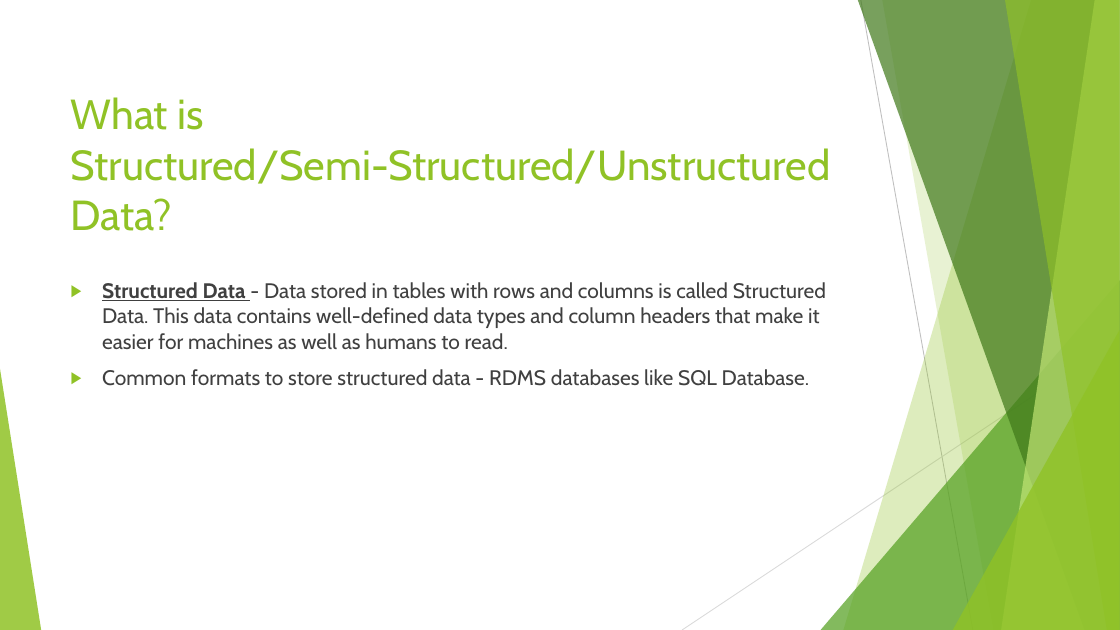
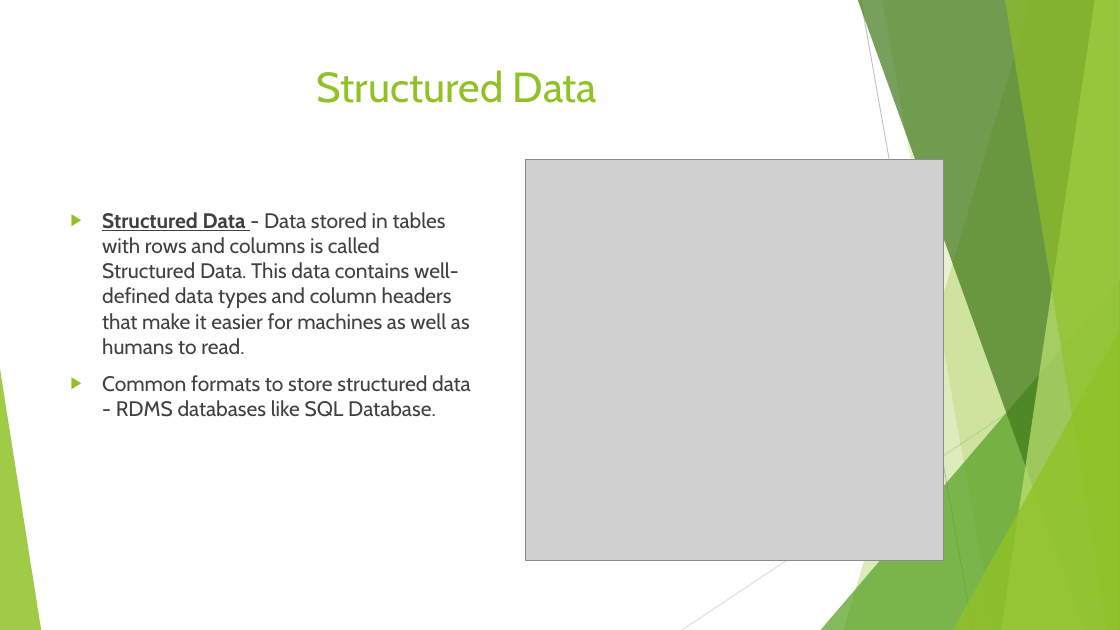
Before and after one commit to Aakriti23/Regular-Expressions, a slide deck: slide 5 of Regular Expressions.pptx (slide 4 before the commit). Drawn at 1120x630 pixels with LibreOffice and Linux fonts; fonts in the diff are those of the drawing; grey boxes stand for pictures. Boxes give left, top, right and bottom in pixels: in the first picture for what was removed or moved away, otherwise in the second. Text is boxed around its words. In the diff, an @@ line names an element or a change of style, - is before the commit and + after.

```diff
--- a/Regular Expressions.pptx
+++ b/Regular Expressions.pptx
@@ title at box(317, 70, 597, 103): text changed @@
-What is Structured/Semi-Structured/Unstructured Data?
+Structured Data
@@ picture added at box(525, 160, 944, 560) @@
@@ text "Structured Data - Data stored ..." rewrapped from box(102, 282, 826, 386) to box(102, 212, 471, 417) @@
```
Also in this commit, not shown: 2 other slides changed, 4 slides added, 2 other files.
